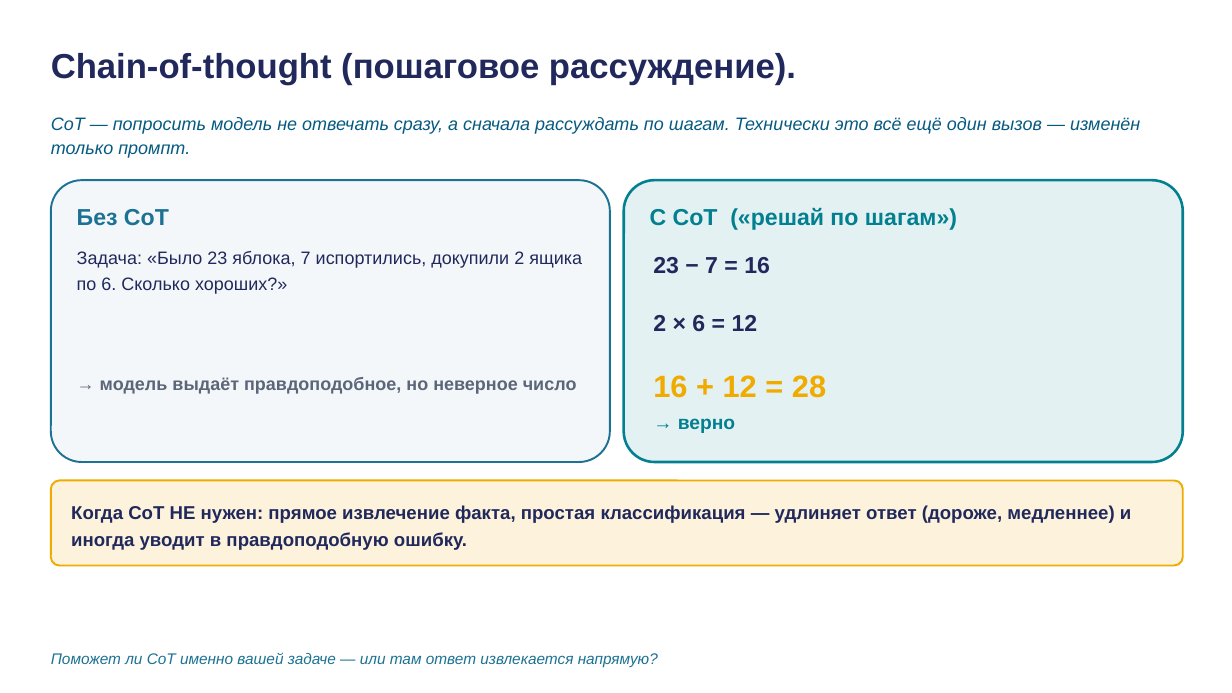
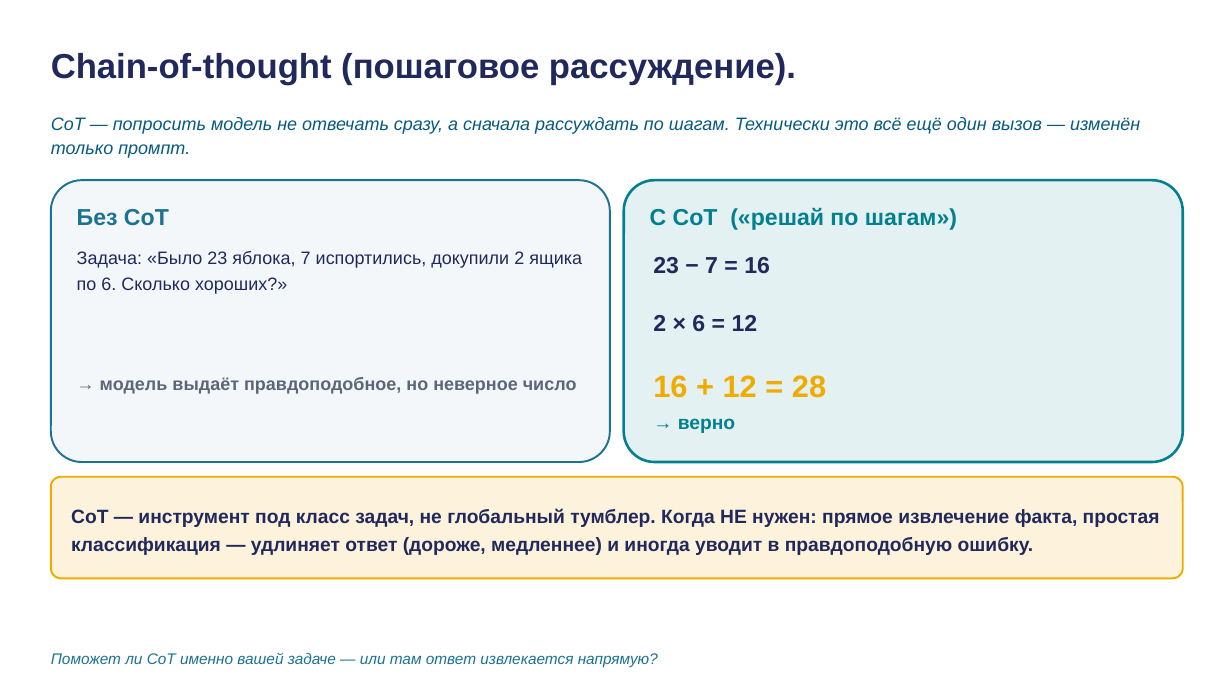
Before and after one commit to tellina-study/AI-usage-lessons, a slide deck: slide 6 of library/lectures/lec-03/rendered/lec-03.pptx. Drawn at 1232x693 pixels with LibreOffice and Linux fonts; fonts in the diff are those of the drawing. Boxes give left, top, right and bottom in pixels: in the first picture for what was removed or moved away, otherwise in the second. Text is boxed around its words. In the diff, an @@ line names an element or a change of style, - is before the commit and + after.

```diff
--- a/library/lectures/lec-03/rendered/lec-03.pptx
+++ b/library/lectures/lec-03/rendered/lec-03.pptx
@@ rounded rectangle: place and size @@
-rounded rectangle at [51,481,1183,566]
+rounded rectangle at [51,477,1183,579]
@@ text at [71,508,1160,555]: text changed; size 14.5 to 15 pt @@
-Когда CoT НЕ нужен: прямое извлечение факта, простая классификация — удлиняет ответ (дороже, медленнее) и иногда уводит в правдоподобную ошибку.
+CoT — инструмент под класс задач, не глобальный тумблер. Когда НЕ нужен: прямое извлечение факта, простая классификация — удлиняет ответ (дороже, медленнее) и иногда уводит в правдоподобную ошибку.
```
Also in this commit, not shown: 8 other slides changed, 1 slide added, 1 slide removed, 12 other files.
